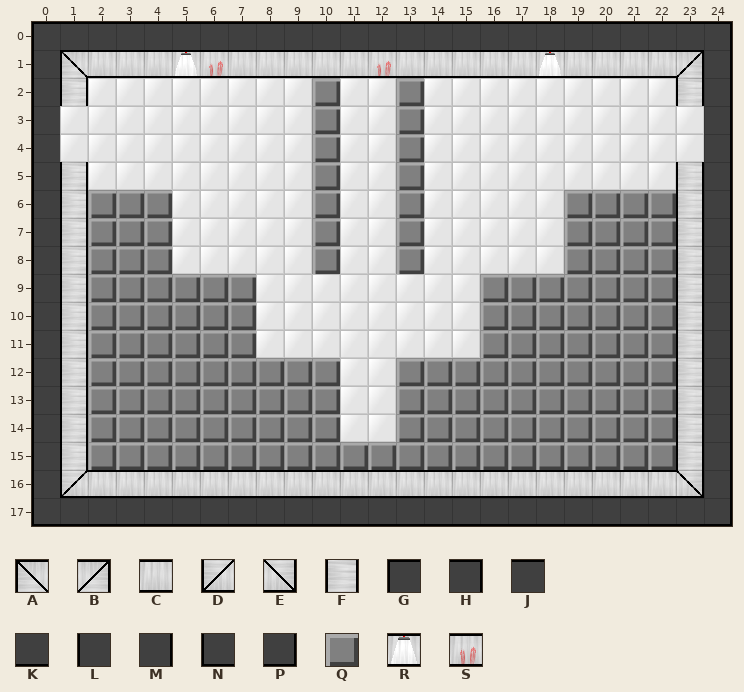
One commit to this Tiled map: src/level/Darren_Room5.tmx. The picture above was drawn from the file before the commit.
Cells are 32x32 px. Shown: x 0..24, y 0..17.
Key: from "room_tileset": A 0, B 1, C 2, D 6, E 7, F 8, G 10, H 11, J 12, K 13, L 14, M 15, N 16, P 17, Q 18, R 25, S 29.
_ is an empty cell.
Layers that did not change in this view are not listed.
Layer "Tile Layer 1" before, first column x 0:
 0 GJJJJJJJJJJJJJJJJJJJJJJJH
 1 LACCCRSCCCCCSCCCCCRCCCCBM
 2 LF________Q__Q_________FM
 3 L_________Q__Q__________M
 4 L_________Q__Q__________M
 5 LF________Q__Q_________FM
 6 LFQQQ_____Q__Q_____QQQQFM
 7 LFQQQ_____Q__Q_____QQQQFM
 8 LFQQQ_____Q__Q_____QQQQFM
 9 LFQQQQQQ________QQQQQQQFM
10 LFQQQQQQ________QQQQQQQFM
11 LFQQQQQQ________QQQQQQQFM
12 LFQQQQQQQQQ__QQQQQQQQQQFM
13 LFQQQQQQQQQ__QQQQQQQQQQFM
14 LFQQQQQQQQQ__QQQQQQQQQQFM
15 LFQQQQQQQQQQQQQQQQQQQQQFM
16 LDCCCCCCCCCCCCCCCCCCCCCEM
17 NKKKKKKKKKKKKKKKKKKKKKKKP
And afterwards:
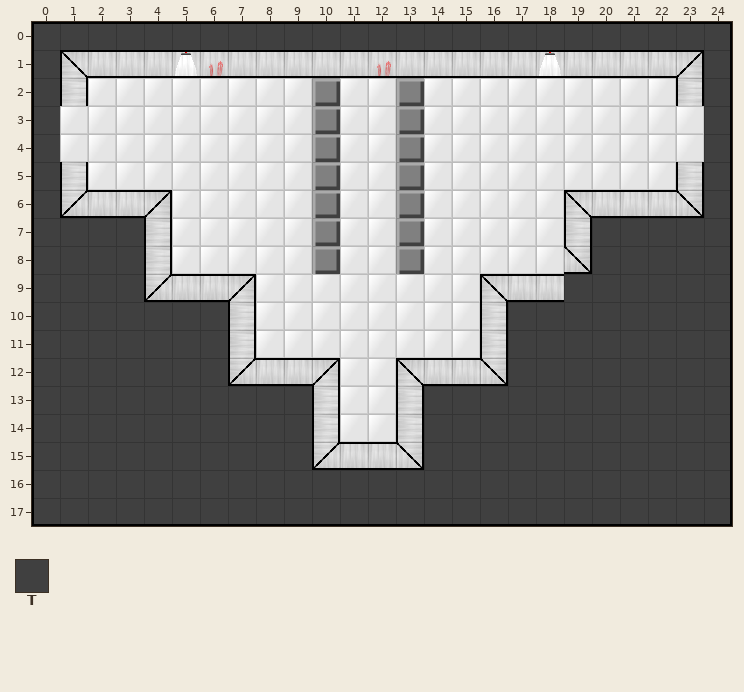
Further tiles: from "room_tileset": T 37.
From old to new:
Layer "Tile Layer 1":
Tile Q becomes tile A in row 6 at x 19; in row 9 at x 16; in row 12 at x 13.
Tile Q becomes tile B in row 6 at x 4; in row 9 at x 7; in row 12 at x 10.
Tile Q becomes tile C in row 6 at x 2 to 3 and 20 to 22; in row 9 at x 5 to 6 and 17 to 18; in row 12 at x 8 to 9 and 14 to 15; in row 15 at x 11 to 12.
Tile F becomes tile D in row 6 at x 1.
Tile Q becomes tile D in row 9 at x 4; in row 12 at x 7; in row 15 at x 10.
Tile F becomes tile E in row 6 at x 23.
Tile Q becomes tile E in row 8 at x 19; in row 12 at x 16; in row 15 at x 13.
Tile Q becomes tile F in row 7 at x 4 and 19; in row 8 at x 4; in rows 10 to 11 at x 7 and 16; in rows 13 to 14 at x 10 and 13.
Tile C becomes tile T in row 16 at x 2 to 22.
Tile D becomes tile T in row 16 at x 1.
Tile E becomes tile T in row 16 at x 23.
Tile F becomes tile T in rows 7 to 15 at x 1 and 23.
Tile Q becomes tile T in rows 7 to 8 at x 2 to 3 and 20 to 22; in row 9 at x 2 to 3 and 19 to 22; in rows 10 to 12 at x 2 to 6 and 17 to 22; in rows 13 to 15 at x 2 to 9 and 14 to 22.
Where, in picture pixels (left, top, right, bottom), the same in both pictures:
changed: (60, 190, 704, 498)
